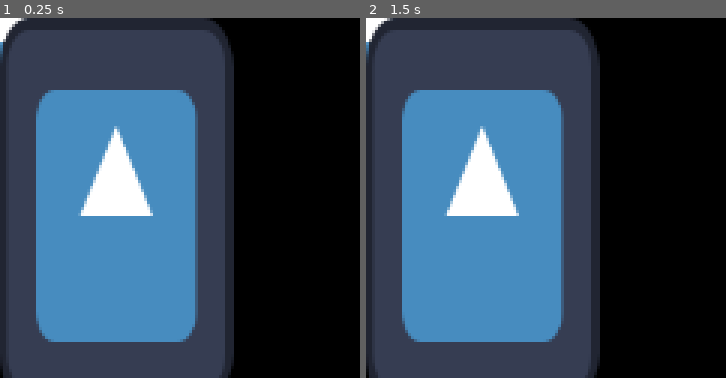
Above: before the commit, frames 1-2 (left to right).
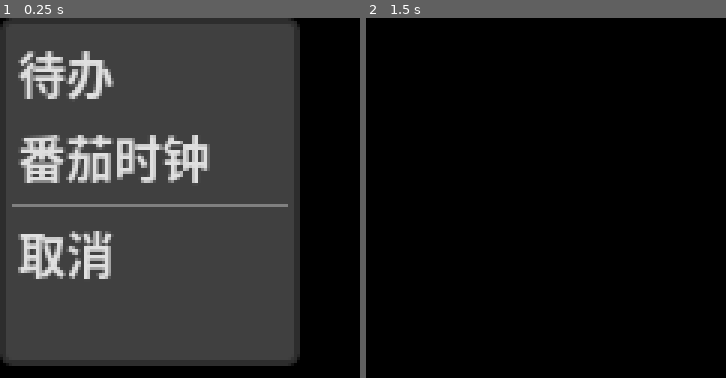
Above: after the commit, the same moments.

Repository: LYK-ce/Lynx
Game: Godot game, scene res://scene/window.tscn
The game is run twice, just before and just after one commit, with the same random seed, the same clock (stepped at 60 frames per second) and the same inputs. Before the commit the project starts from res://test.tscn. The engine's default icon, where the game draws it, is replaced by a stand-in: a white triangle on a blue panel in a dark square.
Inputs (mouse positions are in pixels of both pictures, inside the frame that each line leads up to):
- Up to frame 1 (0.25 s): no input
- Up to frame 2 (1.5 s): tap Enter at 0.5 s; move the mouse to (625, 180) at 0.52 s; click (625, 180) at 0.67 s; tap Space at 1.25 s; drag from (474, 216) to (528, 270) at 1.27 s

The runs differ from the first frame. In frame 1, 59% of the frame differs, in the area x 0-84%, y 0-100%; in frame 2, 65%, in the area x 0-65%, y 0-100%.

Commit message:
version 0.5

Diff:
--- a/project.godot
+++ b/project.godot
@@ -11,7 +11,7 @@
 [application]
 
 config/name="Lynx"
-run/main_scene="uid://bauppaq4e108u"
+run/main_scene="uid://bxp3nnabegmnd"
 config/features=PackedStringArray("4.5", "GL Compatibility")
 config/icon="res://icon.svg"
 
--- /dev/null
+++ b/scene/window.gd
@@ -0,0 +1,57 @@
+extends Window
+
+var dragging   = false
+var click_pos  = Vector2()          # 鼠标在屏幕上的按下点
+var orig_pos   = Vector2()          # 窗口原始位置
+
+#右键弹出菜单
+@onready var menu : PopupMenu = $PopupMenu
+
+#与其他组件的交互
+@export var HOST := "127.0.0.1"
+@export var PORT := 23333
+var client := HTTPClient.new()
+
+func _ready() -> void:
+	menu.id_pressed.connect(_on_menu_selected)
+
+	var err := client.connect_to_host(HOST, PORT)
+	if err != OK:
+		push_error("外部管道未启动")
+
+func _input(event):
+	if event is InputEventMouseButton and event.pressed and event.button_index == MOUSE_BUTTON_RIGHT:
+		# 在屏幕坐标弹出
+		menu.position = DisplayServer.mouse_get_position()
+		menu.popup()               # 全局输入
+	if event is InputEventMouseButton and event.button_index == MOUSE_BUTTON_LEFT:
+		if event.pressed:
+			# 只有鼠标在窗口内才启动拖动
+			var mp := DisplayServer.mouse_get_position()
+			var rect := Rect2(position, size)
+			if rect.has_point(mp):
+				dragging  = true
+				click_pos = mp
+				orig_pos  = position
+		else:
+			dragging = false
+
+	elif event is InputEventMouseMotion and dragging:
+		# 计算屏幕位移，直接改窗口位置
+		var mp := DisplayServer.mouse_get_position()
+		position = orig_pos + mp - click_pos
+
+
+func _on_menu_selected(id: int) -> void:
+	match id:
+		0:
+			print('button1 pressed')
+			send('daiban')
+		1: print('button2 pressed')
+		10: get_tree().quit()
+
+func send(cmd: String) -> void:
+	if client.get_status() != HTTPClient.STATUS_CONNECTED:
+		client.connect_to_host(HOST, PORT)
+	client.request(HTTPClient.METHOD_POST, "/",
+			["Content-Type: application/json"], JSON.stringify({"cmd":cmd}))
--- /dev/null
+++ b/scene/window.tscn
@@ -0,0 +1,35 @@
+[gd_scene load_steps=3 format=3 uid="uid://bxp3nnabegmnd"]
+
+[ext_resource type="Script" uid="uid://k4itqhvl1x28" path="res://scene/window.gd" id="1_aitir"]
+[ext_resource type="Texture2D" uid="uid://dki0dvt64s2nt" path="res://icon.svg" id="2_2x567"]
+
+[node name="Window" type="Window"]
+transparent_bg = true
+oversampling_override = 1.0
+size = Vector2i(512, 512)
+borderless = true
+always_on_top = true
+transparent = true
+script = ExtResource("1_aitir")
+
+[node name="Sprite2D" type="Sprite2D" parent="."]
+position = Vector2(64, 63)
+texture = ExtResource("2_2x567")
+offset = Vector2(256, 256)
+
+[node name="PopupMenu" type="PopupMenu" parent="."]
+oversampling_override = 1.0
+size = Vector2i(100, 116)
+visible = true
+hide_on_checkable_item_selection = false
+item_count = 4
+item_0/text = "待办"
+item_0/id = 0
+item_1/text = "番茄时钟"
+item_1/id = 1
+item_2/id = 3
+item_2/separator = true
+item_3/text = "取消"
+item_3/id = 10
+
+[node name="HTTPRequest" type="HTTPRequest" parent="."]
Not shown, added: scene/window.gd.uid
Not shown, changed: Export/Lynx.exe
Not shown, added: design document.md
